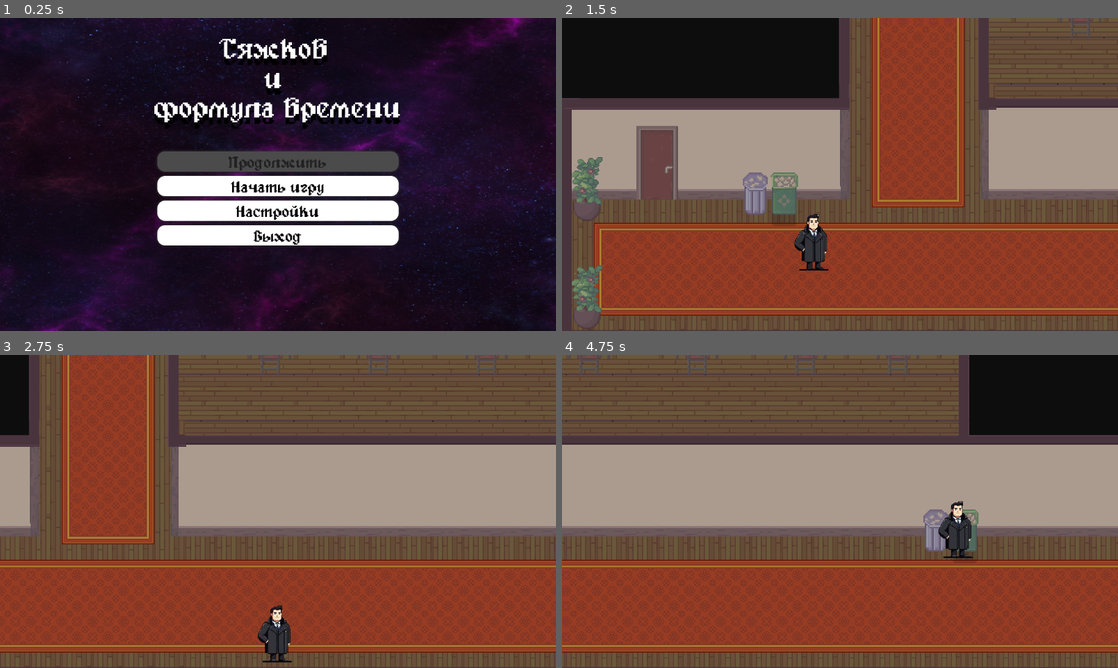
Above: before the commit, frames 1-4 (two rows, left to right).
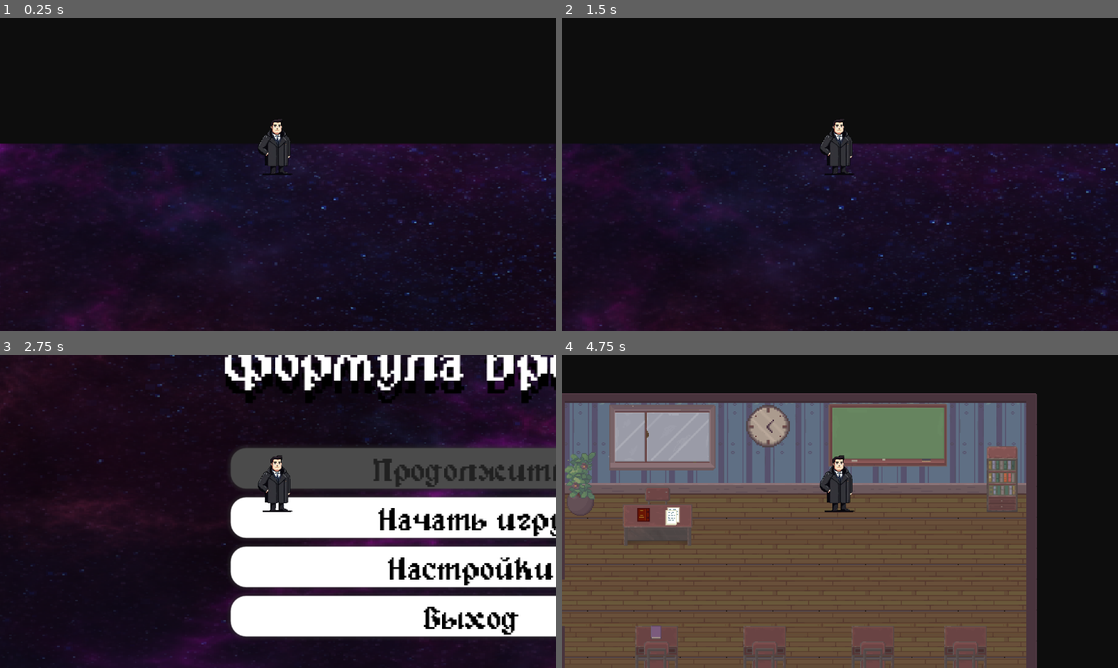
Above: after the commit, the same moments.

Repository: AmigoMarconi/tyashkov_game
Game: Godot game, scene res://scenes/menu/menu.tscn
Same seed, same stepped clock (60 frames per second), same inputs: the game is played once before the commit and once after it.
Inputs (mouse positions are in pixels of both pictures, inside the frame that each line leads up to):
- Up to frame 1 (0.25 s): no input
- Up to frame 2 (1.5 s): click (840, 187) at 0.5 s, where only the run before the commit has a clickable "Начать игру"; tap Enter at 1.25 s; hold D (right) from 1.28 s (still down); hold E (Use) from 1.28 s (still down)
- Up to frame 3 (2.75 s): release D (right) at 2.03 s; release E (Use) at 2.03 s; hold S (down) from 2.03 s (still down); tap E (Use) at 2.1 s
- Up to frame 4 (4.75 s): release S (down) at 2.75 s; click (1034, 508) at 2.75 s, where only the run after the commit has a clickable "Начать игру"; tap Space at 3.5 s; hold D (right) 3.53-4.28 s; hold E (Use) 3.53-4.28 s; hold W (up) from 4.28 s (still down); tap E (Use) at 4.35 s

The runs differ from the first frame. In frame 1, 27% of the frame differs, in the area x 0-100%, y 0-100%; in frame 2, 87%; in frame 3, 99%; in frame 4, 85%.

Commit message:
Добавил Переход между уровнями(ДЕМО)

Diff:
--- a/GAYme/мягков-и-формула-времени/00_GLOBAL/LevelMeneger.gd
+++ b/GAYme/мягков-и-формула-времени/00_GLOBAL/LevelMeneger.gd
@@ -1,9 +1,42 @@
 extends Node
 
+signal level_load_started
+signal level_loaded
+signal TileMapBoundsChanged(bounds : Array[ Vector2 ])
 
+var target_transition : String
+var position_offset : Vector2
 var current_tilemap_bounds : Array[ Vector2 ]
-signal TileMapBoundsChanged(bounds : Array[ Vector2 ])
+
+func _ready() -> void:
+	await get_tree().process_frame
+	level_loaded.emit()
+
 
 func ChangeTileMapBounds( bounds : Array[ Vector2 ]) -> void:
 	current_tilemap_bounds = bounds
 	TileMapBoundsChanged.emit( bounds )
+
+func load_new_level(
+		level_path : String,
+		_target_transition : String,
+		_position_offset : Vector2
+) -> void:
+
+	get_tree().paused = true
+	target_transition = _target_transition
+	position_offset = _position_offset
+
+	level_load_started.emit()
+
+	await get_tree().process_frame
+
+	get_tree().change_scene_to_file(level_path)
+
+	get_tree().paused = false
+
+	await get_tree().process_frame
+
+	level_loaded.emit()
+
+	pass
--- /dev/null
+++ b/GAYme/мягков-и-формула-времени/00_GLOBAL/global_player.gd
@@ -0,0 +1,29 @@
+extends Node
+
+const PLAYER = preload("res://player/tishkov.tscn")
+
+
+var player : Tishkov
+var player_spawned : bool = false
+
+func _ready() -> void:
+	add_player_instance()
+	await get_tree().create_timer(0.5).timeout
+	player_spawned = true
+
+func add_player_instance() -> void:
+	player = PLAYER.instantiate()
+	add_child(player)
+	pass
+
+func set_player_position(_new_pos : Vector2) -> void:
+	player.global_position = _new_pos
+	pass
+
+func set_as_parent(_p : Node2D) -> void:
+	if player.get_parent():
+		player.get_parent().remove_child(player)
+	_p.add_child(player)
+
+func unparent_player(_p:Node2D) -> void:
+	_p.remove_child(player)
--- a/GAYme/мягков-и-формула-времени/interaction/interaction_area.gd
+++ b/GAYme/мягков-и-формула-времени/interaction/interaction_area.gd
@@ -5,12 +5,8 @@
 var interaction:Callable = func():
 	pass
 
-
 func _on_body_entered(body: Node2D) -> void:
 	Interaction_manager.register_area(self)
 
-
-
-
 func _on_body_exited(body: Node2D) -> void:
 	Interaction_manager.unregister_area(self)
--- a/GAYme/мягков-и-формула-времени/level_perehod.tscn
+++ b/GAYme/мягков-и-формула-времени/level_perehod.tscn
@@ -8,10 +8,12 @@
 
 [node name="LevelPerehod" type="Area2D"]
 collision_layer = 0
+collision_mask = 2
 monitorable = false
 script = ExtResource("1_p280s")
 level = "<null>"
 
 [node name="CollisionShape2D" type="CollisionShape2D" parent="."]
+position = Vector2(-8, 0)
 shape = SubResource("RectangleShape2D_s4c1q")
 debug_color = Color(0.902304, 0.000152093, 0.75673, 0.42)
--- a/GAYme/мягков-и-формула-времени/player/tishkov.tscn
+++ b/GAYme/мягков-и-формула-времени/player/tishkov.tscn
@@ -4,12 +4,11 @@
 [ext_resource type="Script" uid="uid://canuw08ebrojg" path="res://player/scripts/tishkov.gd" id="1_f7arj"]
 
 [sub_resource type="RectangleShape2D" id="RectangleShape2D_1vp0k"]
-
 size = Vector2(40.8499, 19.6129)
-
 
 [node name="Tishkov" type="CharacterBody2D" groups=["player"]]
 z_index = 1
+y_sort_enabled = true
 texture_filter = 1
 collision_layer = 2
 collision_mask = 16
@@ -27,3 +26,6 @@
 position = Vector2(0, -29)
 scale = Vector2(0.0557507, 0.0501181)
 texture = ExtResource("1_cjyu3")
+
+[node name="Camera2D" type="Camera2D" parent="."]
+zoom = Vector2(2, 2)
--- /dev/null
+++ b/GAYme/мягков-и-формула-времени/player_spawn.gd
@@ -0,0 +1,8 @@
+extends Node2D
+
+
+func _ready() -> void:
+	visible = false
+	if PlayerManager.player_spawned == false:
+		PlayerManager.set_player_position(global_position)
+		PlayerManager.player_spawned = true
--- a/GAYme/мягков-и-формула-времени/project.godot
+++ b/GAYme/мягков-и-формула-времени/project.godot
@@ -22,6 +22,7 @@
 
 LevelMeneger="*res://00_GLOBAL/LevelMeneger.gd"
 Interaction_manager="*res://interaction/interaction_manager.tscn"
+PlayerManager="*res://00_GLOBAL/global_player.gd"
 
 [display]
 
--- /dev/null
+++ b/GAYme/мягков-и-формула-времени/scenes/PlayerSpawn.tscn
@@ -0,0 +1,15 @@
+[gd_scene load_steps=3 format=3 uid="uid://ck4eya3cat7kb"]
+
+[ext_resource type="Texture2D" uid="uid://yoqp18qo0wgc" path="res://player/Sprite/photo_2025-03-15_12-46-07-Photoroom.png" id="1_8w8il"]
+[ext_resource type="Script" uid="uid://k1n81n6gux0n" path="res://player_spawn.gd" id="1_m6icb"]
+
+[node name="PlayerSpawn" type="Node2D"]
+z_index = 1
+y_sort_enabled = true
+script = ExtResource("1_m6icb")
+
+[node name="Sprite2D" type="Sprite2D" parent="."]
+modulate = Color(0.00392157, 1, 0, 0.729412)
+position = Vector2(0, -31)
+scale = Vector2(0.055, 0.055)
+texture = ExtResource("1_8w8il")
--- a/GAYme/мягков-и-формула-времени/scenes/game.tscn
+++ b/GAYme/мягков-и-формула-времени/scenes/game.tscn
@@ -1,12 +1,13 @@
-[gd_scene load_steps=26 format=4 uid="uid://34758hxq4qtn"]
-
+[gd_scene load_steps=27 format=4 uid="uid://34758hxq4qtn"]
+
+[ext_resource type="Script" uid="uid://dqryh73xxtwyu" path="res://scripts/level.gd" id="1_vtaks"]
 [ext_resource type="Script" uid="uid://bp7bfefpeu0jr" path="res://scripts/menu/menu.gd" id="1_yqjtg"]
 [ext_resource type="FontFile" uid="uid://d0jfh7mj4whuv" path="res://assets/alagard-12px-unicode.ttf" id="2_lnu2h"]
 [ext_resource type="Script" uid="uid://bb4hwgr0x84d2" path="res://scenes/menu/master.gd" id="3_p57ef"]
 [ext_resource type="Script" uid="uid://bsekc1jg1is1f" path="res://scenes/menu/music.gd" id="4_u5sy4"]
 [ext_resource type="Script" uid="uid://cs2d1u6lr6dou" path="res://scenes/menu/sound_fx.gd" id="5_gee14"]
 [ext_resource type="TileSet" uid="uid://ici8ft3ejb4w" path="res://assets/TileSTANKIN.tres" id="7_u5sy4"]
-[ext_resource type="PackedScene" uid="uid://b3womgd2wrjfc" path="res://player/tishkov.tscn" id="8_gee14"]
+[ext_resource type="PackedScene" uid="uid://ck4eya3cat7kb" path="res://scenes/PlayerSpawn.tscn" id="8_0tnpc"]
 [ext_resource type="PackedScene" uid="uid://bw11jmnsm36uq" path="res://props.tscn" id="8_vtaks"]
 [ext_resource type="PackedScene" uid="uid://bd4kyx8rmfcc8" path="res://level_perehod.tscn" id="9_0tnpc"]
 
@@ -115,6 +116,7 @@
 
 [node name="mat_cabinet" type="Node2D"]
 y_sort_enabled = true
+script = ExtResource("1_vtaks")
 
 [node name="Pause panel" type="CanvasLayer" parent="."]
 
@@ -397,24 +399,17 @@
 z_index = 2
 position = Vector2(326, 278)
 
-[node name="Tishkov" parent="." instance=ExtResource("8_gee14")]
-position = Vector2(-40, 737)
-
-[node name="Camera2D2" type="Camera2D" parent="Tishkov"]
-zoom = Vector2(2, 2)
-limit_left = -210
-limit_top = 0
-limit_right = 875
-limit_bottom = 800
-limit_smoothed = true
-editor_draw_limits = true
-
 [node name="LevelPerehod" parent="." instance=ExtResource("9_0tnpc")]
 z_index = 1
-position = Vector2(826, 800)
+position = Vector2(871, 799)
 scale = Vector2(3.06351, 1.88636)
+level = "uid://1unars88n1n2"
+target_transition_area = "LevelPerehod"
 size = 1
-side = 2
+side = 3
+
+[node name="PlayerSpawn" parent="." instance=ExtResource("8_0tnpc")]
+position = Vector2(499, 370)
 
 [node name="Карта" type="Node2D" parent="."]
 y_sort_enabled = true
--- a/GAYme/мягков-и-формула-времени/scenes/ladder_room.tscn
+++ b/GAYme/мягков-и-формула-времени/scenes/ladder_room.tscn
@@ -1,13 +1,14 @@
-[gd_scene load_steps=25 format=4 uid="uid://1unars88n1n2"]
+[gd_scene load_steps=26 format=4 uid="uid://1unars88n1n2"]
 
 [ext_resource type="Script" uid="uid://bp7bfefpeu0jr" path="res://scripts/menu/menu.gd" id="1_1fpud"]
+[ext_resource type="Script" uid="uid://dqryh73xxtwyu" path="res://scripts/level.gd" id="1_vs2oe"]
 [ext_resource type="FontFile" uid="uid://d0jfh7mj4whuv" path="res://assets/alagard-12px-unicode.ttf" id="2_vs2oe"]
 [ext_resource type="Script" uid="uid://bb4hwgr0x84d2" path="res://scenes/menu/master.gd" id="3_r8b1h"]
 [ext_resource type="Script" uid="uid://bsekc1jg1is1f" path="res://scenes/menu/music.gd" id="4_bxe21"]
 [ext_resource type="Script" uid="uid://cs2d1u6lr6dou" path="res://scenes/menu/sound_fx.gd" id="5_iug7x"]
 [ext_resource type="TileSet" uid="uid://ici8ft3ejb4w" path="res://assets/TileSTANKIN.tres" id="7_qtlsa"]
+[ext_resource type="PackedScene" uid="uid://ck4eya3cat7kb" path="res://scenes/PlayerSpawn.tscn" id="8_1fpud"]
 [ext_resource type="PackedScene" uid="uid://bd4kyx8rmfcc8" path="res://level_perehod.tscn" id="8_4yo1t"]
-[ext_resource type="PackedScene" uid="uid://b3womgd2wrjfc" path="res://player/tishkov.tscn" id="8_6sr6w"]
 
 [sub_resource type="StyleBoxTexture" id="StyleBoxTexture_pplg7"]
 modulate_color = Color(0.423651, 0.423651, 0.423651, 1)
@@ -114,6 +115,7 @@
 
 [node name="Ladder_room" type="Node2D"]
 position = Vector2(-144, 4)
+script = ExtResource("1_vs2oe")
 
 [node name="Pause panel" type="CanvasLayer" parent="."]
 
@@ -392,18 +394,6 @@
 theme_override_styles/normal = SubResource("StyleBoxFlat_fpshp")
 text = "Назад"
 
-[node name="Tishkov" parent="." instance=ExtResource("8_6sr6w")]
-position = Vector2(517, 272)
-
-[node name="Camera2D2" type="Camera2D" parent="Tishkov"]
-zoom = Vector2(2, 2)
-limit_left = -210
-limit_top = 0
-limit_right = 875
-limit_bottom = 800
-limit_smoothed = true
-editor_draw_limits = true
-
 [node name="Карта" type="Node2D" parent="."]
 
 [node name="Пол" type="TileMapLayer" parent="Карта"]
@@ -421,22 +411,34 @@
 tile_set = ExtResource("7_qtlsa")
 
 [node name="Потолок" type="TileMapLayer" parent="Карта"]
+z_index = 2
 tile_map_data = PackedByteArray("AAAOAP//AgAUABIAAAAOAAAAAgAUABMAAAAPAP//AgAVABIAAAAPAAAAAgAVABMAAAAQAP//AgAUABIAAAAQAA …(4144 unchanged characters)…
 tile_set = ExtResource("7_qtlsa")
 
 [node name="Лестница" type="TileMapLayer" parent="Карта"]
+tile_set = ExtResource("7_qtlsa")
+
+[node name="Y-sort" type="Node2D" parent="."]
+y_sort_enabled = true
+position = Vector2(-74, -10)
+
+[node name="Стены" type="TileMapLayer" parent="Y-sort"]
+z_index = 1
+y_sort_enabled = true
+position = Vector2(74, 10)
 tile_map_data = PackedByteArray("AAAPACAAAgATABgAAAATACAAAgATABgAAAAXACAAAgATABgAAAAbACAAAgATABgAAAAfACAAAgATABgAAAAjACAAAgATABgAAAAnACAAAgATABgAAAArACAAAgATABgAAAAvACAAAgATABgAAAAxACAAAgAXABgAAAANACAAAgASABgAAAA=")
 tile_set = ExtResource("7_qtlsa")
 
-[node name="Y-sort" type="Node2D" parent="."]
-position = Vector2(-74, -10)
-
-[node name="Стены" type="TileMapLayer" parent="Y-sort"]
-tile_set = ExtResource("7_qtlsa")
-
 [node name="LevelPerehod" parent="." instance=ExtResource("8_4yo1t")]
-position = Vector2(661, 118)
-scale = Vector2(3.26311, 3.82409)
+position = Vector2(659, 112)
+scale = Vector2(5.87691, 2.27424)
+level = "uid://34758hxq4qtn"
+target_transition_area = "LevelPerehod"
+size = 1
+side = 2
+
+[node name="PlayerSpawn" parent="." instance=ExtResource("8_1fpud")]
+position = Vector2(517, 274)
 
 [connection signal="pressed" from="Pause panel/Menu/Menu/Continue_Button" to="Pause panel/Menu" method="_on_continue_button_pressed"]
 [connection signal="pressed" from="Pause panel/Menu/Menu/Options_Button" to="Pause panel/Menu" method="_on_options_button_pressed"]
--- a/GAYme/мягков-и-формула-времени/scripts/LevelPerehod.gd
+++ b/GAYme/мягков-и-формула-времени/scripts/LevelPerehod.gd
@@ -18,14 +18,51 @@
 		side = _v
 		_update_area()
 
-@export var snap_to_grid : bool = false
+@export var snap_to_grid : bool = false:
+	set(_v):
+		_snap_to_grid()
 
 @onready var collision_shape : CollisionShape2D = $CollisionShape2D
 
 
 func _ready() -> void:
 	_update_area()
+	if Engine.is_editor_hint():
+		return
+	monitoring = false
+	_place_player()
+
+	await  LevelMeneger.level_loaded
+
+	monitoring = true
+	body_entered.connect(_player_entered)
 	pass
+
+func _player_entered(_p : Node2D) -> void:
+	LevelMeneger.load_new_level(level, target_transition_area, get_offset())
+	pass
+
+func _place_player() -> void:
+	if name != LevelMeneger.target_transition:
+		return
+	PlayerManager.set_player_position(global_position + LevelMeneger.position_offset)
+
+func get_offset() -> Vector2:
+	var offset : Vector2 = Vector2.ZERO
+	var player_pos = PlayerManager.player.global_position
+	if side == SIDE.LEFT or side == SIDE.RIGHT:
+		offset.y = player_pos.y - global_position.y
+		offset.x = 8
+		if side == SIDE.LEFT:
+			offset.x *= -1
+	else:
+		offset.x = player_pos.x - global_position.x
+		offset.y = 8
+		if side == SIDE.TOP:
+			offset.y *= -1
+
+	return offset
+
 
 func _update_area() -> void:
 	var new_rect : Vector2 = Vector2(16, 16)
@@ -48,3 +85,7 @@
 
 	collision_shape.shape.size = new_rect
 	collision_shape.position = new_position
+
+func _snap_to_grid() -> void:
+	position.x = round(position.x / 16) *16
+	position.y = round(position.x / 16) * 16
--- /dev/null
+++ b/GAYme/мягков-и-формула-времени/scripts/level.gd
@@ -0,0 +1,12 @@
+class_name Level extends Node2D
+
+
+func _ready() -> void:
+	self.y_sort_enabled = true
+	PlayerManager.set_as_parent(self)
+	LevelMeneger.level_load_started.connect(_free_level)
+
+
+func _free_level() -> void:
+	PlayerManager.unparent_player(self)
+	queue_free()
--- a/GAYme/мягков-и-формула-времени/scripts/menu/menu.gd
+++ b/GAYme/мягков-и-формула-времени/scripts/menu/menu.gd
@@ -18,7 +18,19 @@
 #ПЕРЕХОД ГЛАВНОГО МЕНЮ
 func _on_start_button_pressed() -> void:
 	toggle()
+
+	#toggle()
+	#get_tree().change_scene_to_file("res://scenes/ladder_room.tscn")
+
+	# 1. Загружаем уровень (где стоит playerSpawn)
+	var level_scene = load("res://scenes/game.tscn").instantiate()
+	# 2. Находим точку спавна на уровне
+	var spawn_point = level_scene.find_child("PlayerSpawn*", true, false)
+	# 3. Передаём позицию спавна в PlayerManager
+	if spawn_point:
+		PlayerManager.set_player_position(spawn_point.global_position)
 	get_tree().change_scene_to_file("res://scenes/game.tscn")
+
 
 func _on_options_button_pressed() -> void:
 	show_and_hide(options, menu)
Not shown, added: GAYme/мягков-и-формула-времени/00_GLOBAL/global_player.gd.uid
Not shown, added: GAYme/мягков-и-формула-времени/player_spawn.gd.uid
Not shown, added: GAYme/мягков-и-формула-времени/scripts/level.gd.uid
